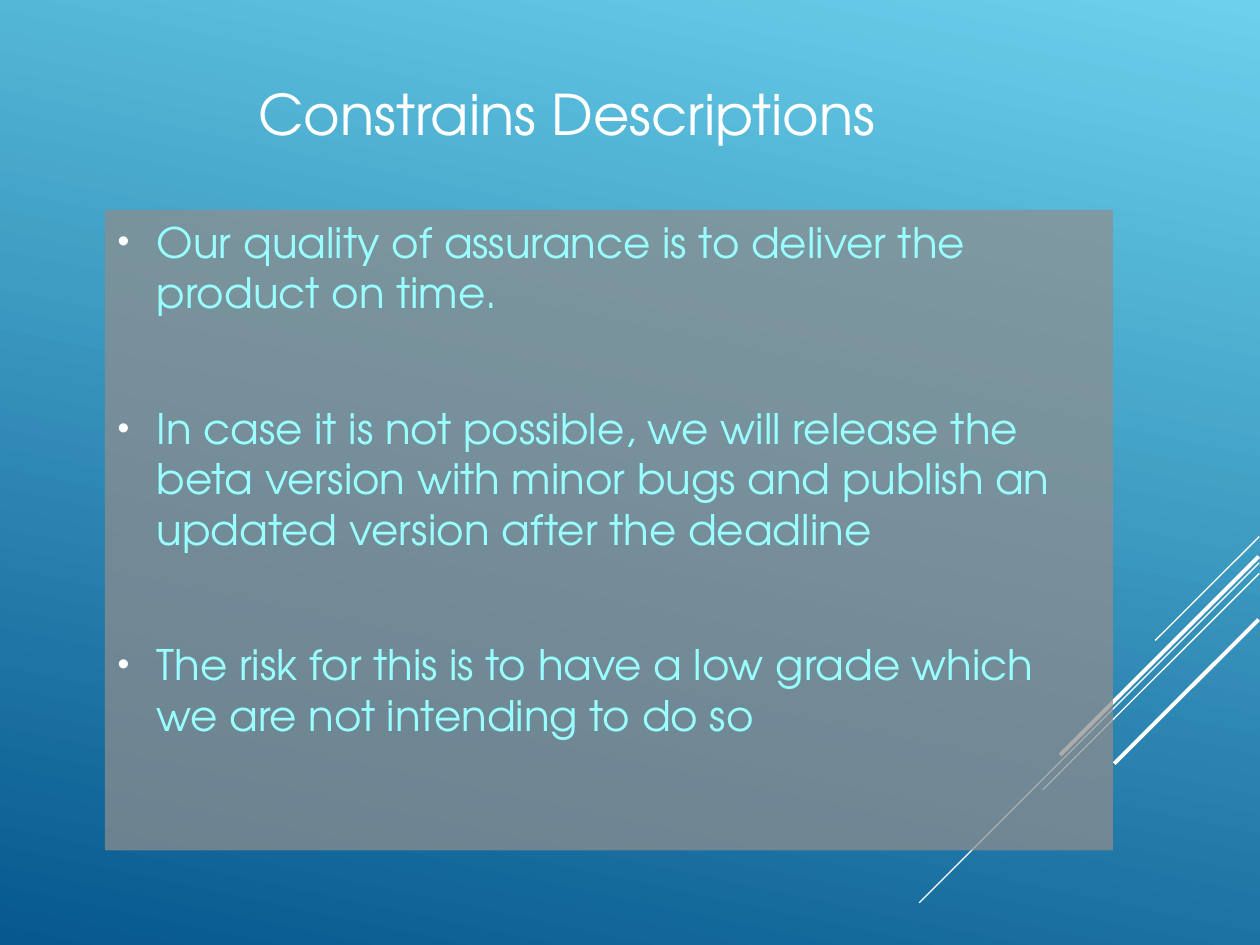
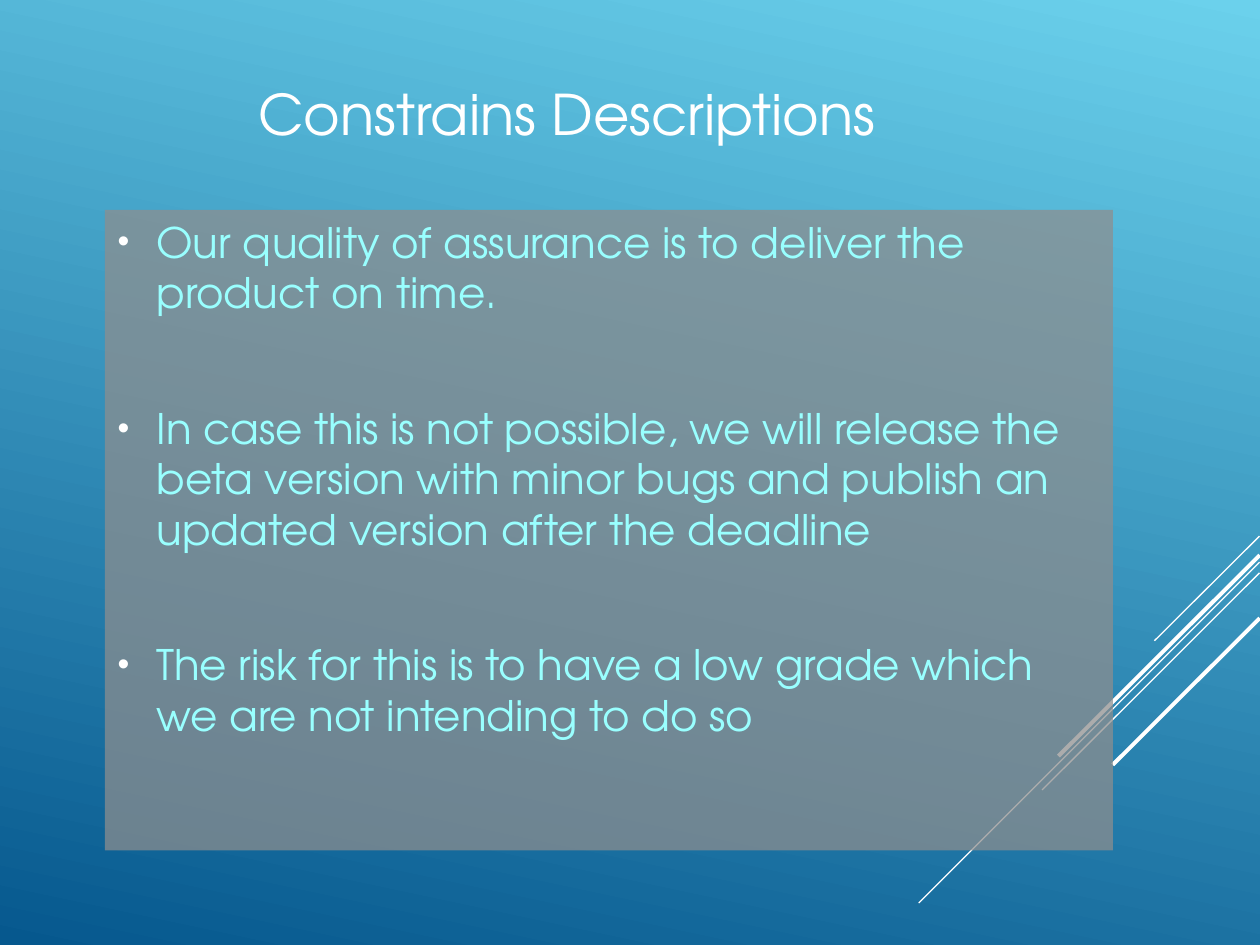
Before and after one commit to Amatarasu/A-Team, a slide deck: slide 9 of Power.Point.Presentation-bk.ppt. Drawn at 1260x945 pixels with LibreOffice and Linux fonts; fonts in the diff are those of the drawing. Boxes give left, top, right and bottom in pixels: in the first picture for what was removed or moved away, otherwise in the second. Text is boxed around its words. In the diff, an @@ line names an element or a change of style, - is before the commit and + after.

```diff
--- a/Power.Point.Presentation-bk.ppt
+++ b/Power.Point.Presentation-bk.ppt
@@ text in rectangle at bbox=[157, 413, 1060, 553]: text changed @@
-• In case it is not possible, we will release the beta version with minor bugs and publish an updated version after the deadline
+• In case this is not possible, we will release the beta version with minor bugs and publish an updated version after the deadline
```
Also in this commit, not shown: 14 other slides changed, 1 slide added, 1 slide removed.
